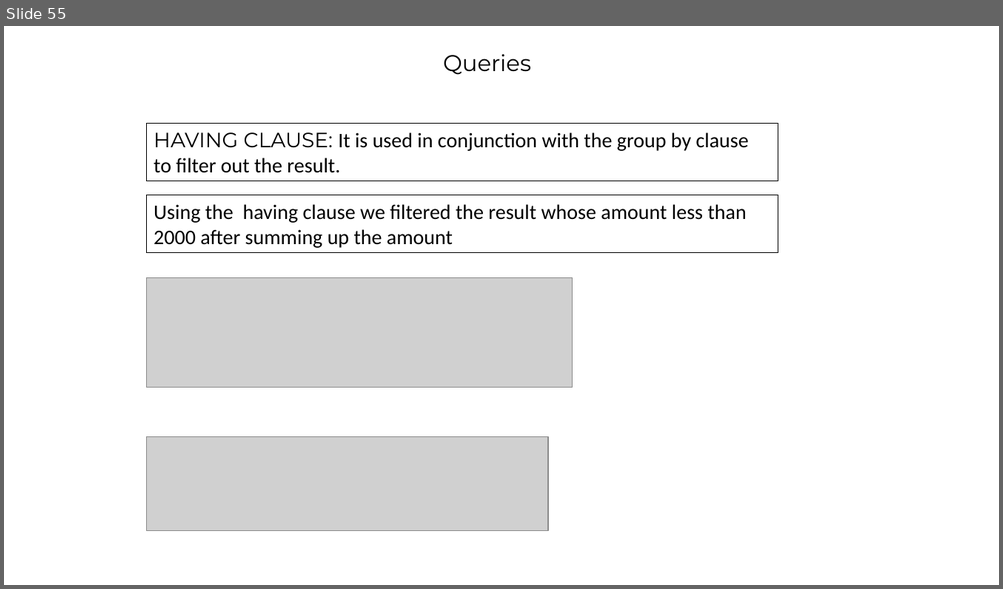
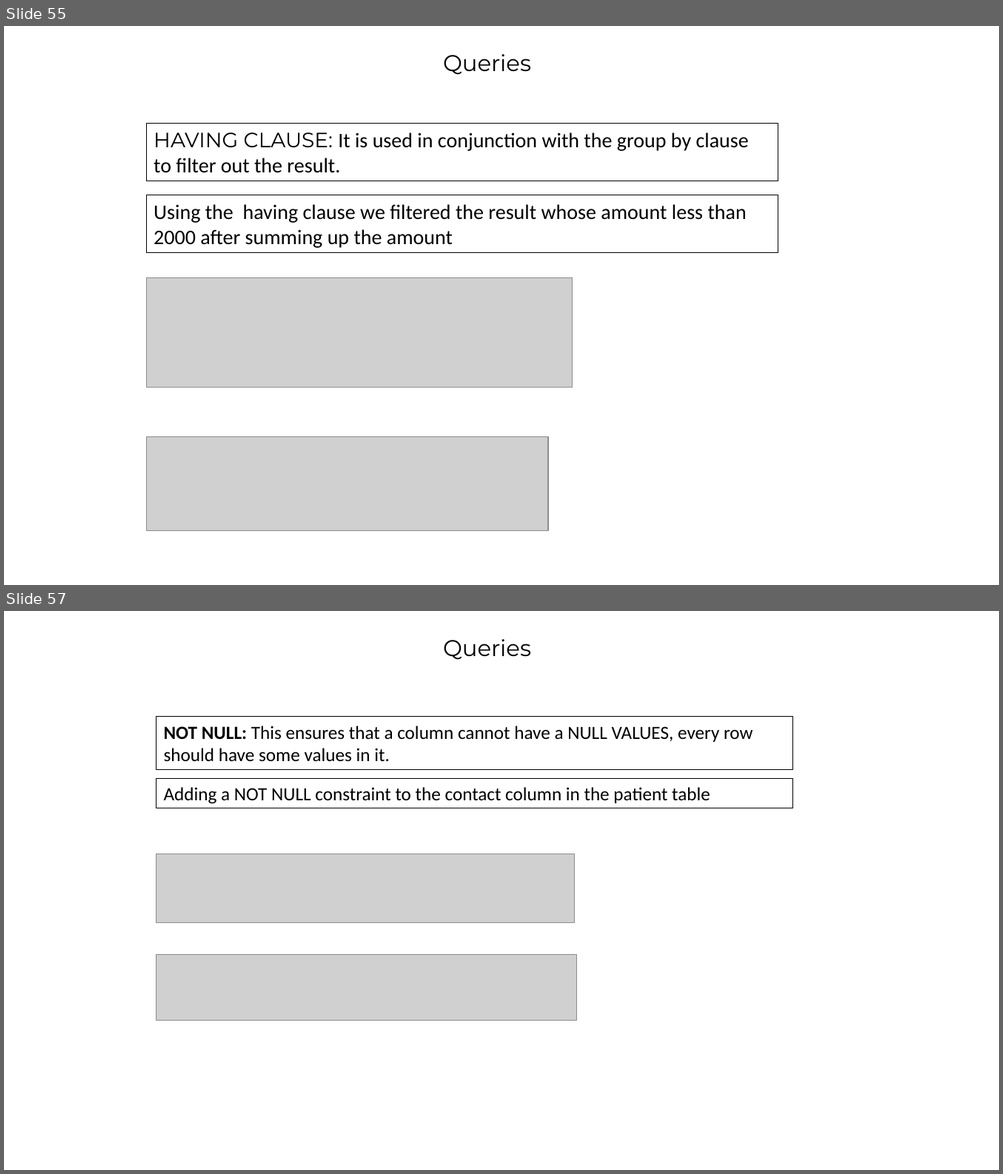
Before and after one commit to barrett28/1_IT-vedant, a slide deck: 4_sql/project''/hospital_management.pptx. Shown one above the other, each under a label of ours: slide 55 before the commit, slides 55 and 57 after it; the slides between them are not shown. The pictures are 1003x589 and 1003x1174 pixels, drawn with LibreOffice and Linux fonts; fonts in the diff are those of the drawing; grey boxes stand for pictures; background and template pictures are left out. Boxes give left, top, right and bottom in pixels: in the first picture for what was removed or moved away, otherwise in the second. Text is boxed around its words. In the diff, an @@ line names an element or a change of style, - is before the commit and + after.

```diff
--- a/4_sql/project''/hospital_management.pptx
+++ b/4_sql/project''/hospital_management.pptx
@@ slide 57 added at box(4, 611, 999, 1170), background picture (left out) @@
@@ text added at box(443, 639, 531, 660), 22 pt, text #000000 @@
+Queries
@@ rectangle added at box(156, 717, 793, 770), outline #000000 0.75 pt, 18 pt, text #000000 @@
+NOT NULL: This ensures that a column cannot have a NULL VALUES, every row should have some values in it.
@@ rectangle added at box(156, 778, 793, 808), outline #000000 0.75 pt, 18 pt, text #000000 @@
+Adding a NOT NULL constraint to the contact column in the patient table
@@ picture added at box(156, 854, 575, 923) @@
@@ picture added at box(156, 955, 576, 1021) @@
```
Also in this commit, not shown: 11 other slides added, 10 other files.
